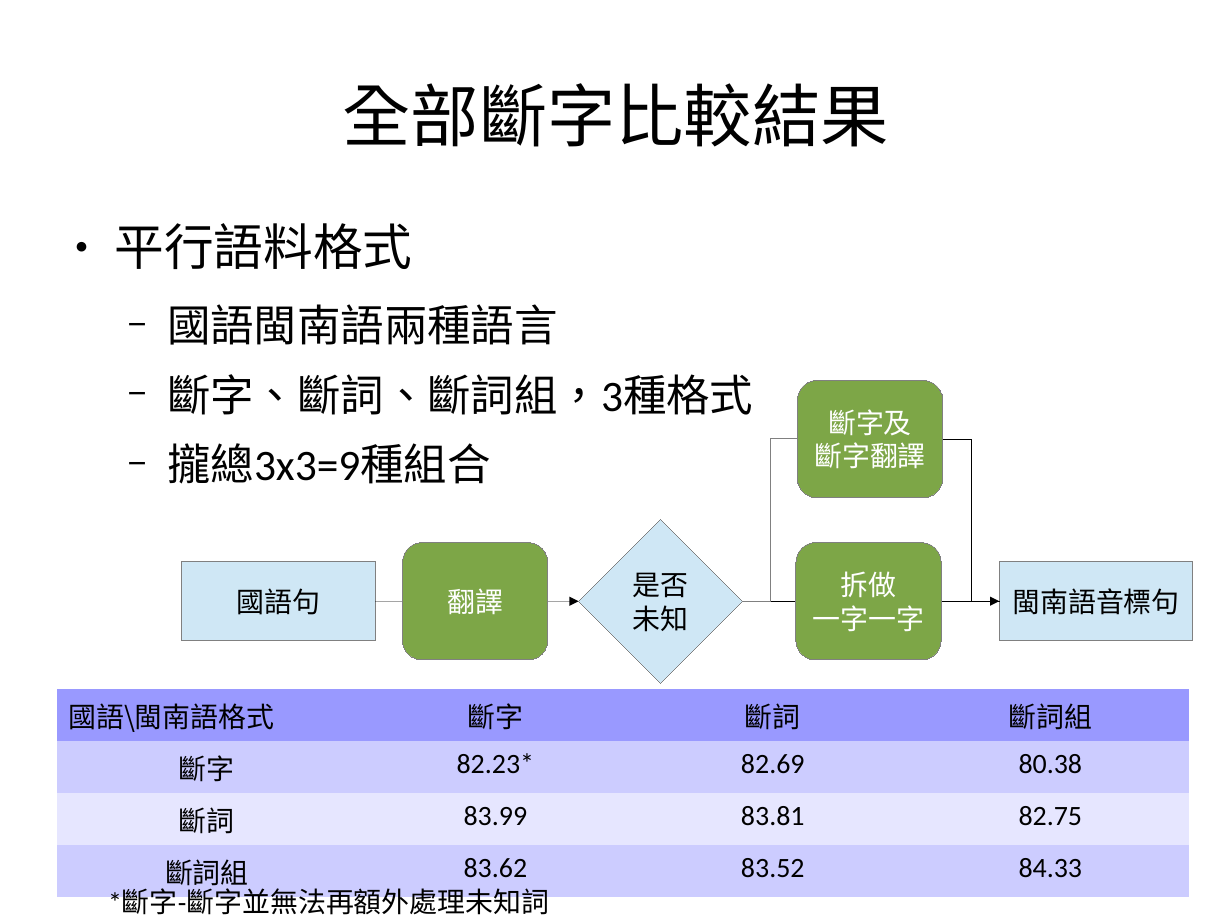
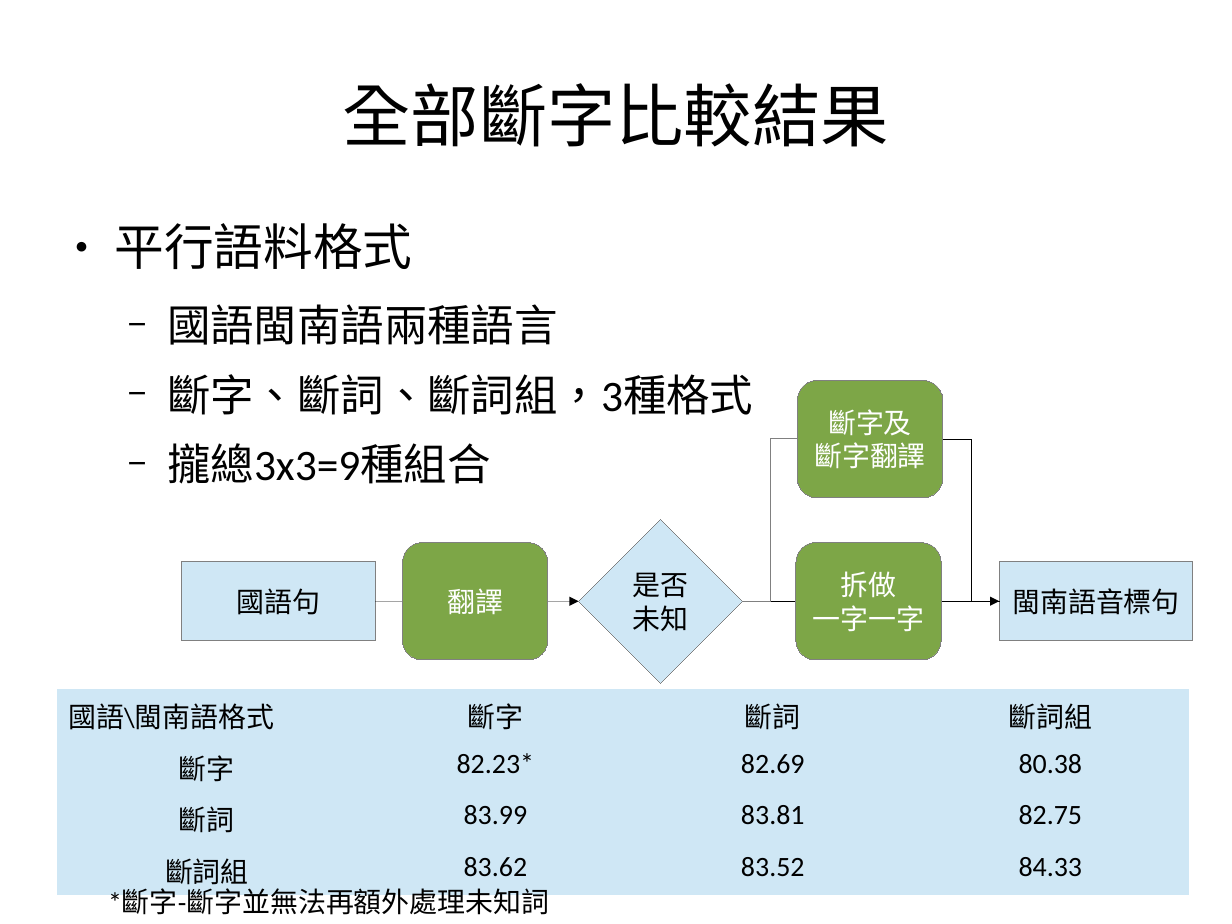
Before and after one commit to sih4sing5hong5/po3-ko3_tau5-iann2-phinn3, a slide deck: slide 12 of 翻譯報告.odp. Drawn at 1232x924 pixels with LibreOffice and Linux fonts; fonts in the diff are those of the drawing. Boxes give left, top, right and bottom in pixels: in the first picture for what was removed or moved away, otherwise in the second. Text is boxed around its words. In the diff, an @@ line names an element or a change of style, - is before the commit and + after.

```diff
--- a/翻譯報告.odp
+++ b/翻譯報告.odp
@@ table at <box>57,690,1188,893</box> @@
@@ fill #9999FF to #CFE7F5 in row 1 @@
@@ fill #CCCCFF to #CFE7F5 in 8 cells @@
@@ fill #E6E6FF to #CFE7F5 in row 3 @@
@@ font Noto Sans CJK SC to Calibri in "國語\閩南語格式" @@
```
Also in this commit, not shown: 3 other slides changed, 1 slide added.
